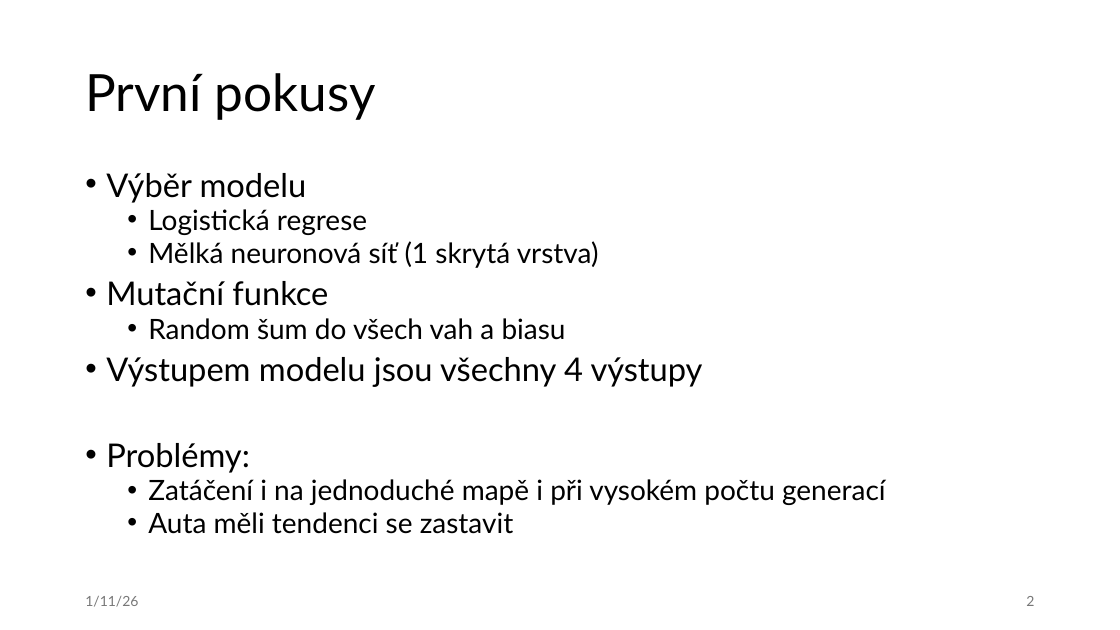
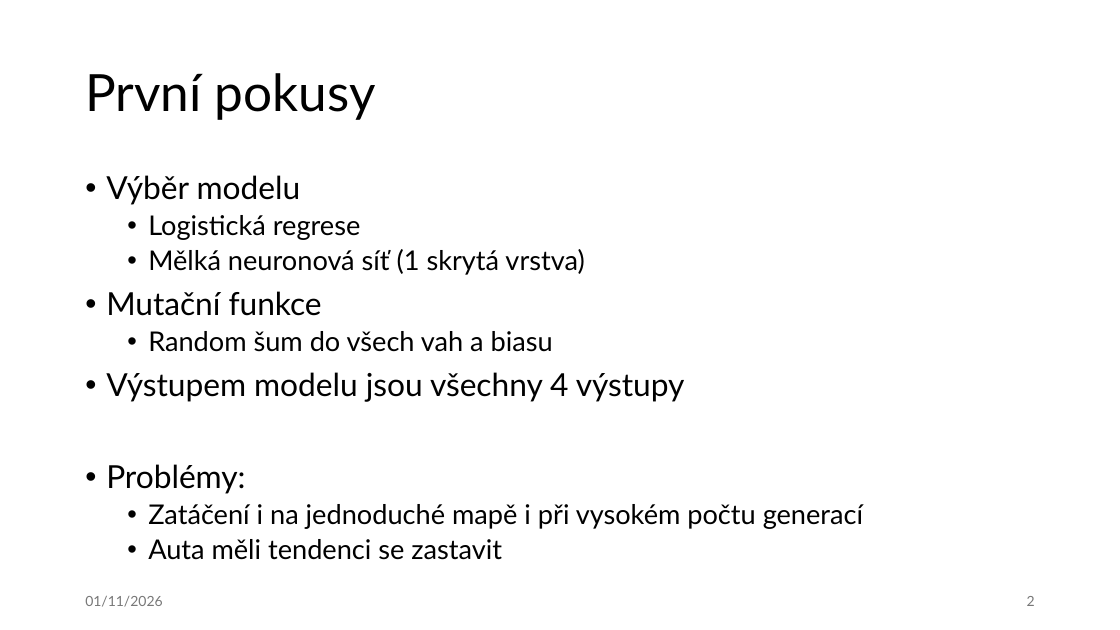
Before and after one commit to MrkacekVladimir/AI_Cart_engine_SNOW, a slide deck: slide 2 of submission/SNOW.pptx. Drawn at 1120x630 pixels with LibreOffice and Linux fonts; fonts in the diff are those of the drawing. Boxes give left, top, right and bottom in pixels: in the first picture for what was removed or moved away, otherwise in the second. Text is boxed around its words. In the diff, an @@ line names an element or a change of style, - is before the commit and + after.

```diff
--- a/submission/SNOW.pptx
+++ b/submission/SNOW.pptx
@@ text "Výběr modelu" at [106,175,863,560]: size 28 to 27.2 pt in "Výběr modelu", "Mutační funkce", "Výstupem modelu jsou všechny 4 výstupy", "Problémy:"; size 24 to 23.3 pt in "Logistická regrese", "Mělká neuronová síť (1 skrytá vrstva)", "Random šum do všech vah a biasu", "Zatáčení i na jednoduché mapě i při ..." and 1 more places; line spacing 0.8 to 0.9 @@
@@ text at [85,596,162,607]: text changed; text colour #797979 to #787878 @@
-1/11/26
+01/11/2026
```
Also in this commit, not shown: 6 other slides changed.
